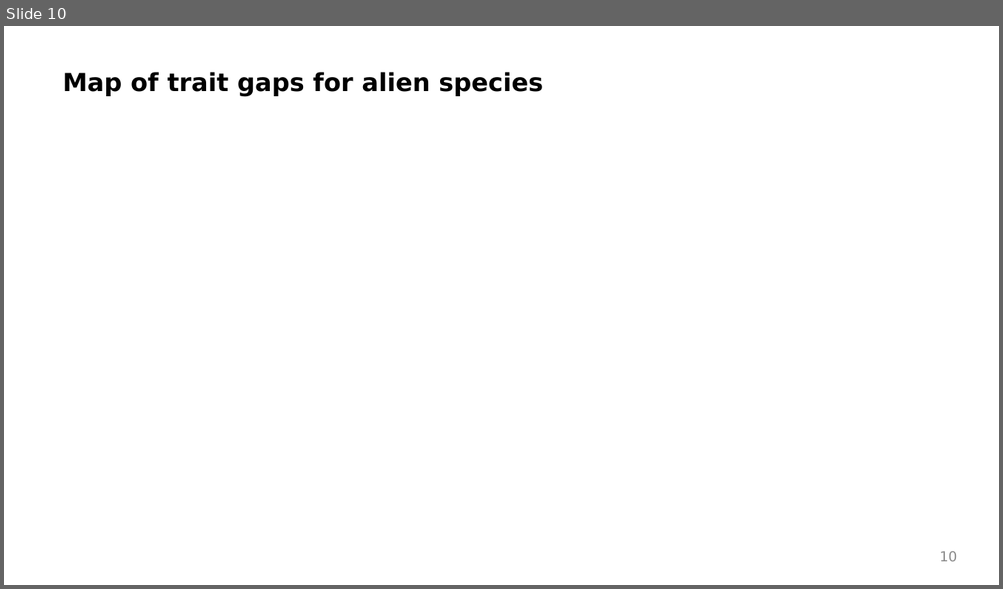
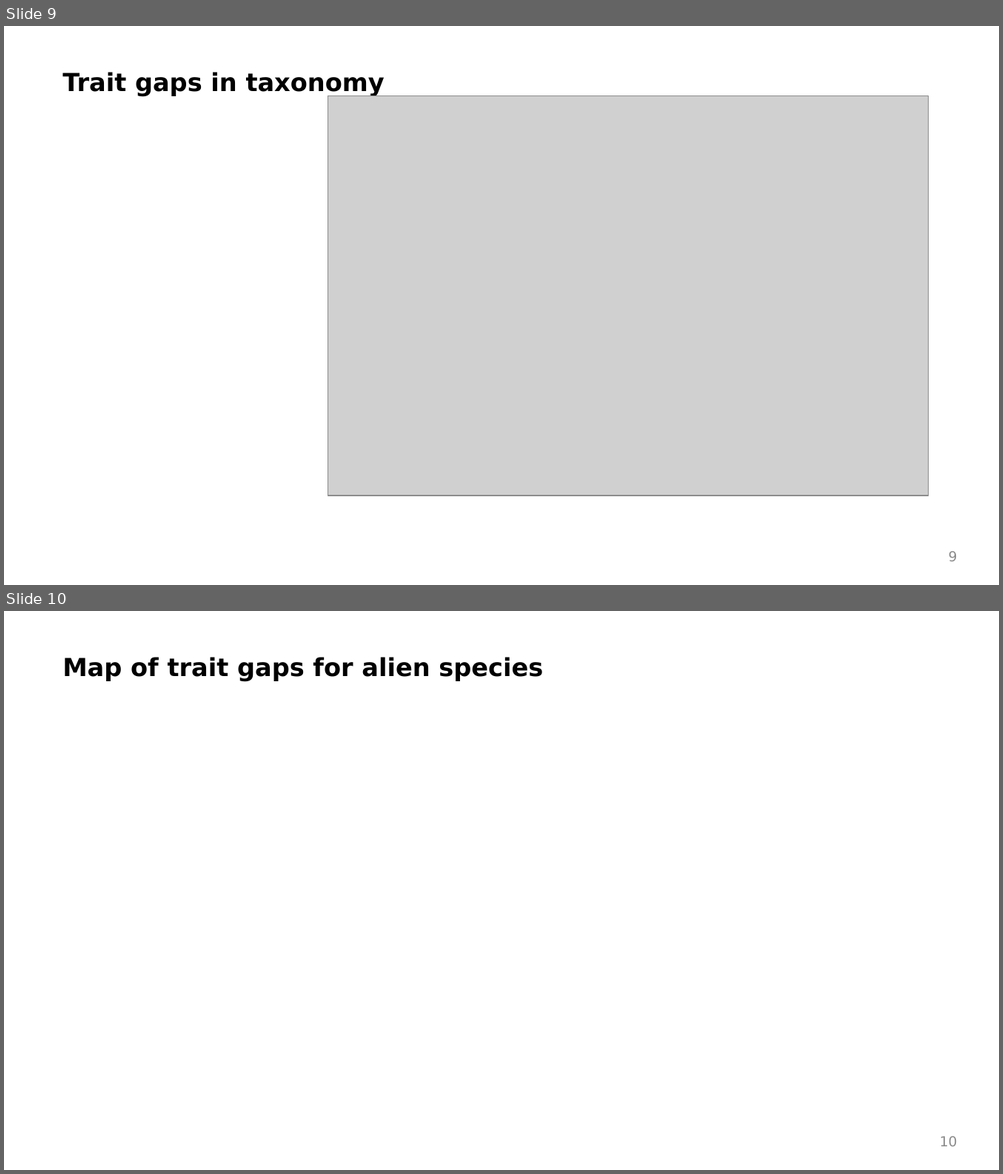
Before and after one commit to Rekyt/alientraitgaps, a slide deck: inst/presentations/202201_aliens_results_summary.odp. Shown one above the other, each under a label of ours: slide 10 before the commit, slides 9 and 10 after it. The pictures are 1003x589 and 1003x1174 pixels, drawn with LibreOffice and Linux fonts; fonts in the diff are those of the drawing; grey boxes stand for pictures; background and template pictures are left out. Boxes give left, top, right and bottom in pixels: in the first picture for what was removed or moved away, otherwise in the second. Text is boxed around its words. In the diff, an @@ line names an element or a change of style, - is before the commit and + after.

Commit message:
Better figures and visualization more complete slides

```diff
--- a/inst/presentations/202201_aliens_results_summary.odp
+++ b/inst/presentations/202201_aliens_results_summary.odp
@@ slide 9 added at <box>4,26,999,585</box>, background picture (left out) @@
@@ text added at <box>62,72,384,97</box>, 18 pt, text #000000, bold @@
+Trait gaps in taxonomy
@@ picture added at <box>328,96,928,495</box> @@
@@ page number added at <box>948,551,957,562</box>, 10 pt, text #8B8B8B @@
+9
```
Also in this commit, not shown: 2 slides changed, 7 other slides added, 7 slides removed, 2 other files.
